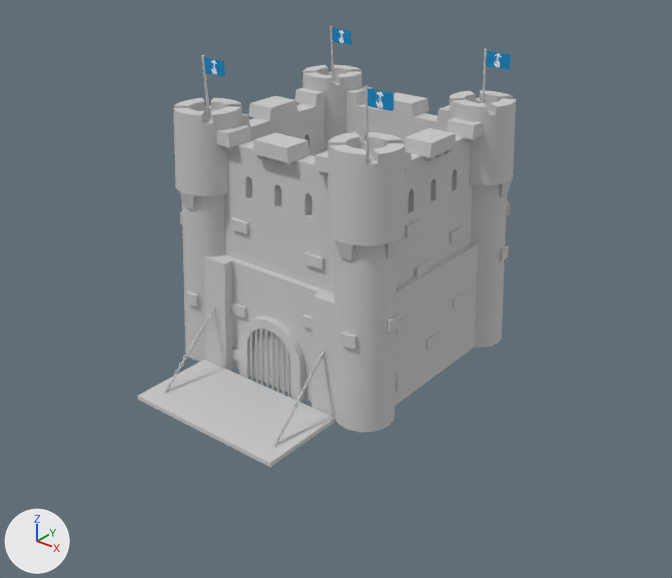
Renders of the FBX model Empire - The Last Battle/Assets/Meshes/Buildings/stormshaper_castle_4.FBX from each side of a commit.
Before and after are seen from a 50 mm lens placed at (28.1, -24.7, 20.9), pointed at (5.6, 3.5, 3.4). Every picture has the same lights, and +X, +Y and +Z are marked at lower left.

In view in the first picture: 'castle_skewed4'.
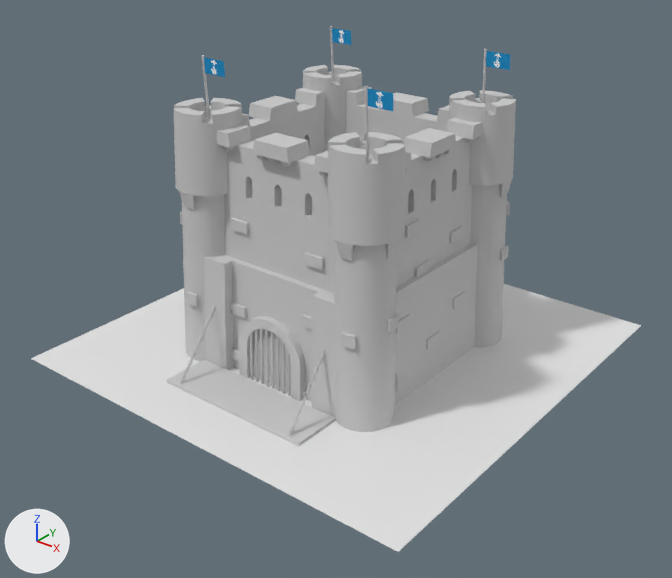
The newer file is also turned or shifted as a whole; pictures and numbers use the older file's frame.

Where the change shows, as pixel boxes [x1, y1, x2, y2] in the pictures (672 x 578 px):
'castle_skewed4', reshaped (8% narrower): before [138, 26, 516, 467]; after [167, 26, 516, 446]
'Plane001', added: after [31, 284, 641, 552]
part 1 of me_mesh, deleted: before [164, 328, 203, 393]
part 2 of me_mesh, built on: before [138, 321, 335, 467]; after [167, 321, 335, 446]

Edits to the bpy script that builds the scene:
```text
Change me_mesh:
    used by ob_castle_skewed4; location = (5.0, 5.0, 0.0)
    remove me_mesh.from_pydata(...)  # 2518 vertices, 2383 faces; spans x -5.53..5.53, y -9.19..5.59, z -0.04..13.19
    add me_mesh.from_pydata(...)  # 2518 vertices, 2383 faces; spans x -5.53..5.53, y -7.6..5.59, z -0.04..13.19
    me_mesh part 1: 17 loose pieces with 204 vertices, spanning x -3.14..-2.93, y -8.39..-5.98, z 0.05..2.21, are deleted
    me_mesh part 2: 4 vertices moved from x -3.74..3.66, y -9.19..-9.18, z -0.04..0.15 to x -3.74..3.66, y -7.6..-7.58, z -0.04..0.15; 48 vertices removed from x -3.1..-2.91, y -6.13..-4.54, z 2.08..3.53; 252 vertices added at x -3.14..-2.91, y -7.49..-4.3, z 0.02..4.12
Add me_mesh_005:
    me_mesh_005.from_pydata([(-10.0, -10.0, 0.0), (10.0, -10.0, 0.0), (-10.0, 10.0, 0.0), (10.0, 10.0, 0.0)], [], [(2, 0, 3), (1, 3, 0)])
Add ob_plane001:
    ob_plane001 = bpy.data.objects.new('Plane001', me_mesh_005)
    ob_plane001.location = (5.0, 5.0, 0.01)
```
